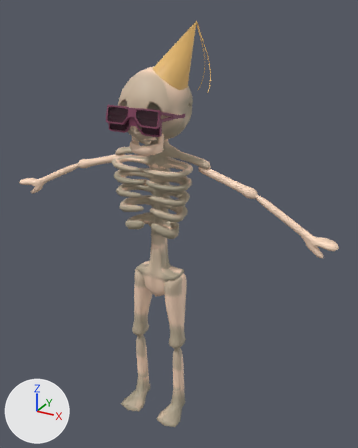
What one commit did to the Blender file Assets/Models/B-day Skelly.blend.
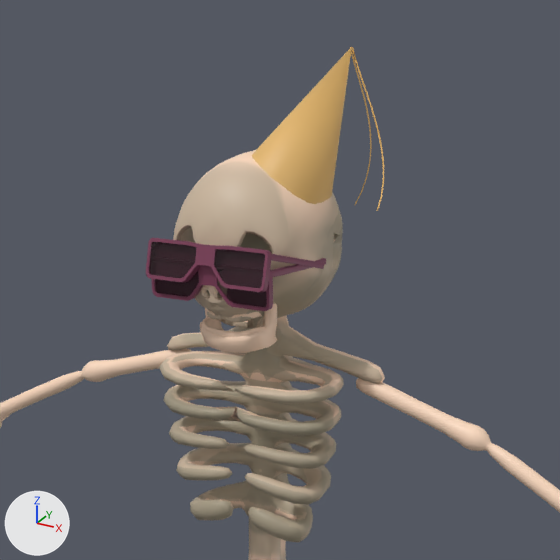
There are two pictures of each version: one whole from a 50 mm lens placed at (1.325, -2.144, 2.347), pointed at (0.087, 0.106, 1.222), one close up on the part from 12% to 81% of the width and 0% to 55% of the height. Every picture has the same lights, and +X, +Y and +Z are marked at lower left.

Objects in the first close-up: 'Arms', 'Cone', 'Cube.001', 'Jaw', 'Skull', 'Spine'.
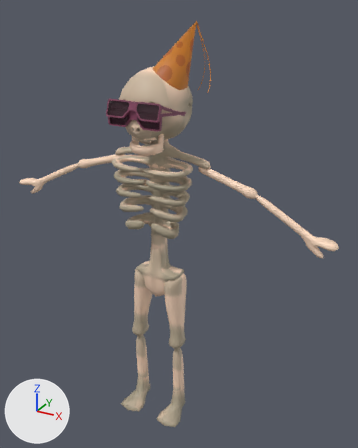
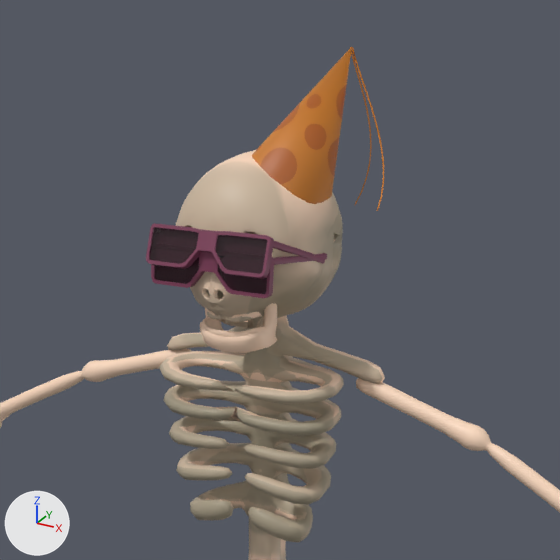
Patch to the scene script:
```diff
--- a/Assets/Models/B-day Skelly.blend.py
+++ b/Assets/Models/B-day Skelly.blend.py
@@ img_hat_base_color @@
+img_hat_base_color = load_image('Hat Base Color', '../Materials/EnemySkelly/Hat Base Color.png', 1024, 1024, 'sRGB')
@@ mat_hat @@
 mat_hat = principled_material('Hat')
-mat_hat.base_color = (0.8, 0.486, 0.154)  # orange #e7b96d
+mat_hat.texture = img_hat_base_color
@@ ob_cube_001 @@
 ob_cube_001 = bpy.data.objects.new('Cube.001', me_cube_005)
-ob_cube_001.location = (0.0, -0.187, 1.869)
-ob_cube_001.rotation_euler = (-0.263, 0.0, 0.0)  # degrees (-15, 0, 0)
+ob_cube_001.location = (0.0, -0.181, 1.897)
+ob_cube_001.rotation_euler = (-0.352, 0.0056, -0.00025)  # degrees (-20, 0.3, -0)
 ob_cube_001.scale = (0.148, 0.148, 0.171)
```

Boxes [x1, y1, x2, y2] around the edits, measured in the close-ups (560 x 560 px):
'Cube.001', moved, turned: before [146, 238, 326, 311]; after [146, 223, 327, 298]
'Cone', surface changed (beige to orange): [252, 47, 384, 211] in both
